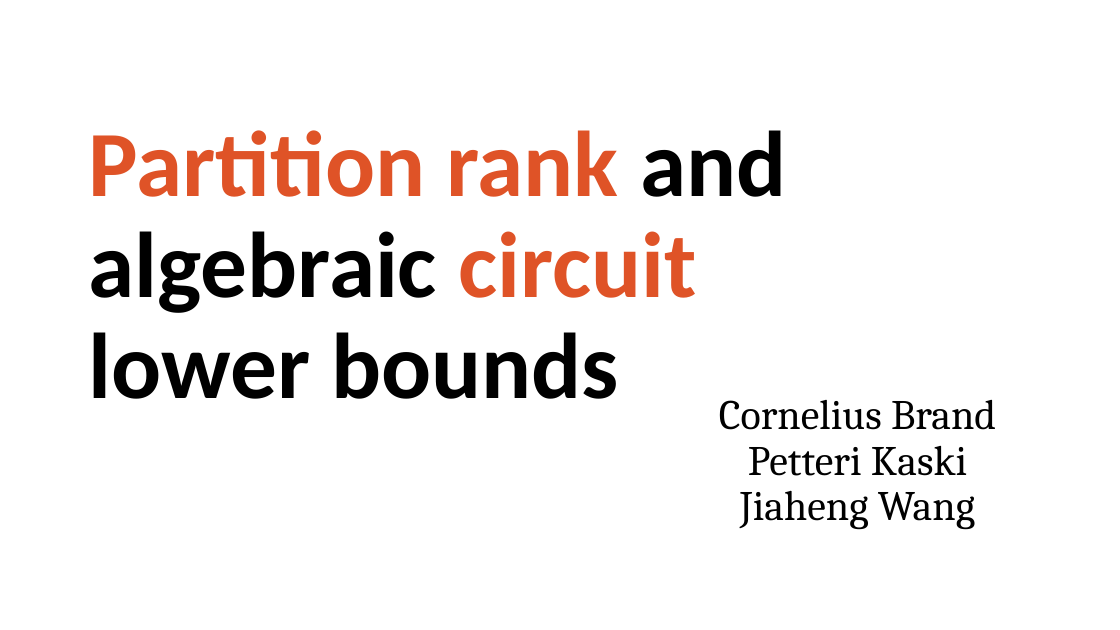
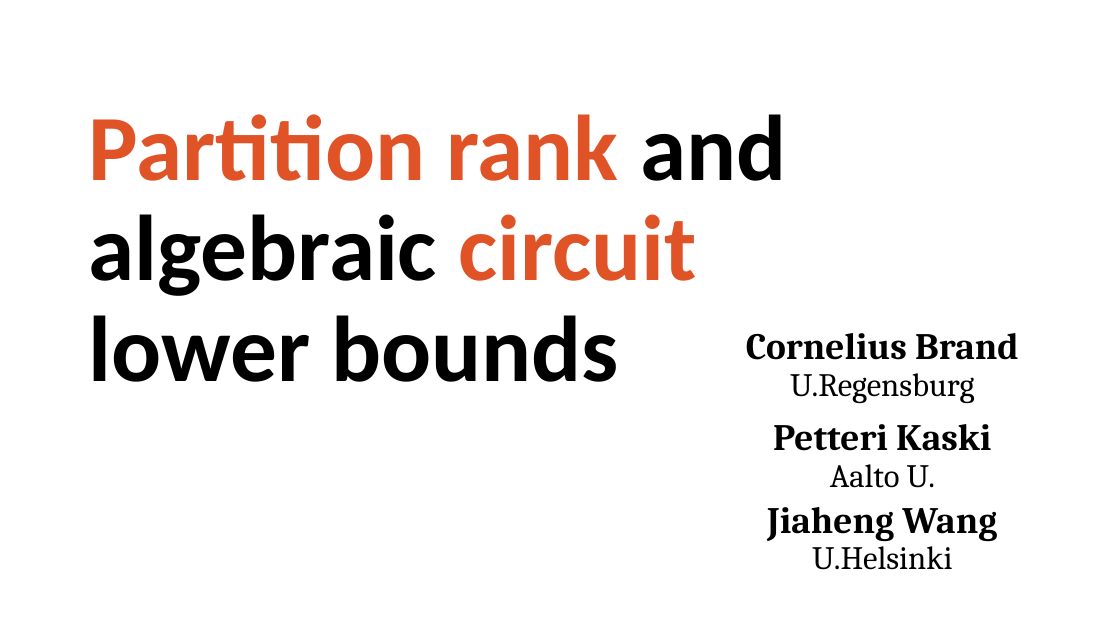
Before and after one commit to pw384/pw384.github.io, a slide deck: slide 1 of assets/slides/two-slice-rank-esa.pptx. Drawn at 1120x630 pixels with LibreOffice and Linux fonts; fonts in the diff are those of the drawing. Boxes give left, top, right and bottom in pixels: in the first picture for what was removed or moved away, otherwise in the second. Text is boxed around its words. In the diff, an @@ line names an element or a change of style, - is before the commit and + after.

Commit message:
slide

```diff
--- a/assets/slides/two-slice-rank-esa.pptx
+++ b/assets/slides/two-slice-rank-esa.pptx
@@ title "Partition rank and algebraic circuit ...": place and size @@
-title "Partition rank and algebraic circuit ..." at bbox=[89, 130, 786, 399]
+title "Partition rank and algebraic circuit ..." at bbox=[89, 114, 786, 382]
@@ subtitle at bbox=[746, 333, 1018, 403]: text changed; size 36 to 32 pt; bold on @@
-Cornelius Brand
-Petteri Kaski
-Jiaheng Wang
+Cornelius Brand
+U.Regensburg
@@ text added at bbox=[773, 424, 991, 488], 32 pt, text #000000, bold @@
+Petteri Kaski
+Aalto U.
@@ text added at bbox=[767, 507, 997, 570], 32 pt, text #000000, bold @@
+Jiaheng Wang
+U.Helsinki
```
Also in this commit, not shown: 4 other slides changed, 1 slide added.
